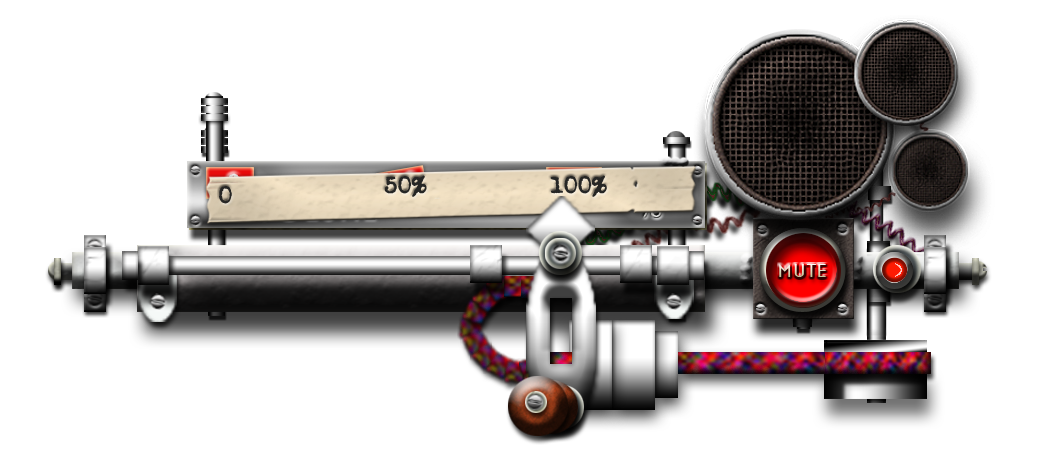
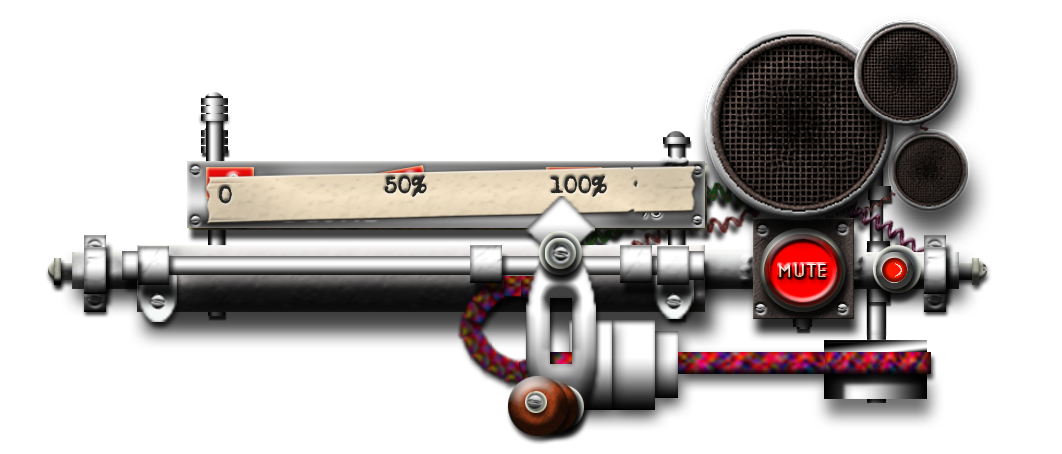
Comparing the layer stacks of the two 1062×454 images. Changes:
moved "bell" above "bellpushed" over (x1=764, y1=233, x2=845, y2=312)
